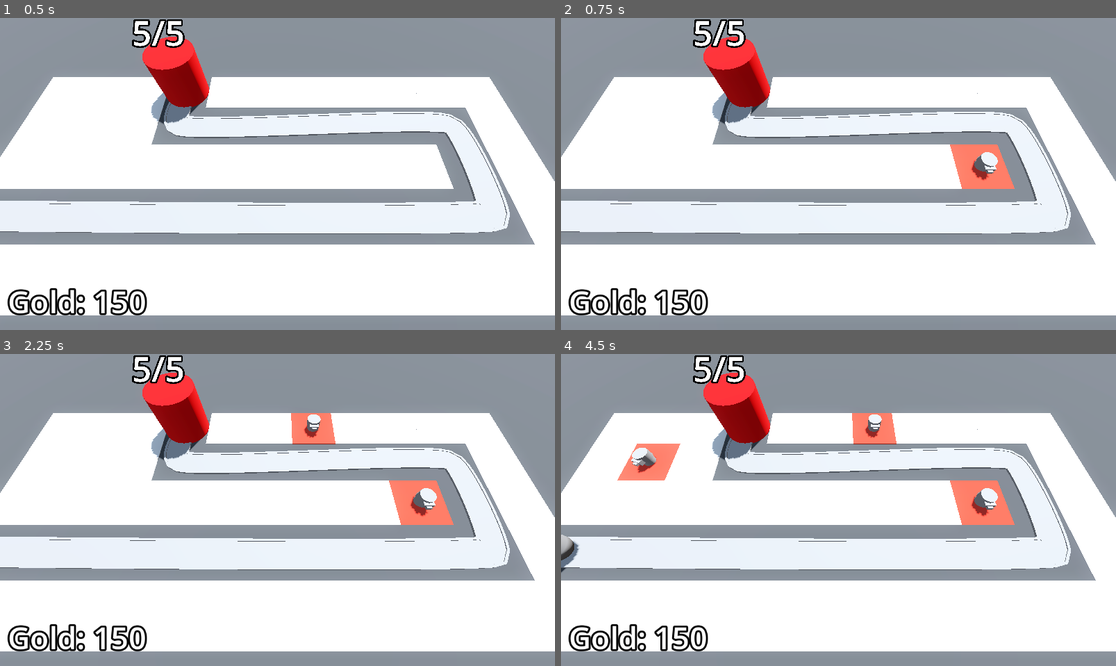
Above: before the commit, frames 1-4 (two rows, left to right).
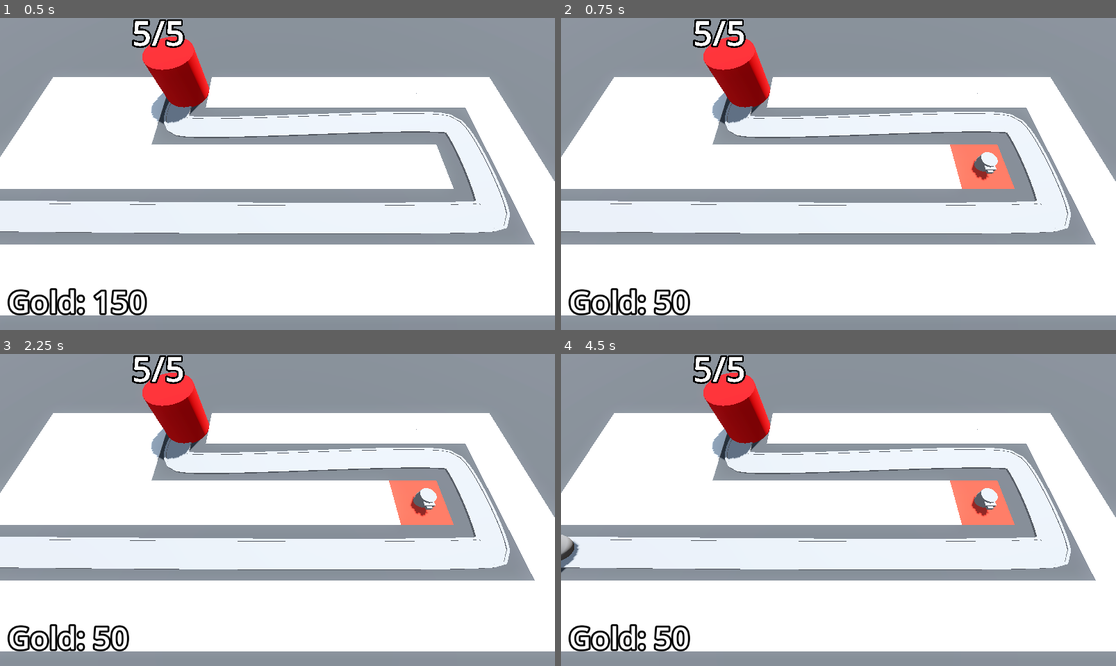
Above: after the commit, the same moments.

Repository: beltranbot/barbarian-blaster
Game: Godot game, scene res://BaseLevel.tscn
Two runs of this game, one before a commit and one after it. Both use one fixed random seed, a clock stepped at 60 frames per second and the inputs below.
Inputs (mouse positions are in pixels of both pictures, inside the frame that each line leads up to):
- Up to frame 1 (0.5 s): no input
- Up to frame 2 (0.75 s): tap Enter at 0.5 s; move the mouse to (960, 158) at 0.52 s; press the mouse at (960, 158) at 0.53 s
- Up to frame 3 (2.25 s): tap Space at 1.25 s; move the mouse to (166, 525) at 1.27 s; release the mouse at (166, 525) at 1.28 s; click (166, 525) at 1.35 s; tap Enter at 2 s; move the mouse to (333, 441) at 2.02 s; press the mouse at (333, 441) at 2.03 s
- Up to frame 4 (4.5 s): tap Space at 2.75 s; move the mouse to (810, 572) at 2.77 s; release the mouse at (810, 572) at 2.78 s; click (810, 572) at 2.85 s; tap Enter at 3.5 s; move the mouse to (1005, 556) at 3.52 s; press the mouse at (1005, 556) at 3.53 s; move the mouse to (672, 463) at 4.27 s; release the mouse at (672, 463) at 4.28 s; click (672, 463) at 4.35 s

Frame 1 is identical in both runs. In frame 2, 0.5% of the frame differs, in the area x 16-27%, y 86-96%; in frame 3, 1.1%; in frame 4, 2.0%, in the area x 10-61%, y 18-96%.

Commit message:
3.24 earning and spending gold

Diff:
--- a/BaseLevel.tscn
+++ b/BaseLevel.tscn
@@ -119,7 +119,7 @@
 turret = ExtResource("6_4kuqe")
 enemy_path = NodePath("../EnemyPath")
 
-[node name="Bank" type="MarginContainer" parent="."]
+[node name="Bank" type="MarginContainer" parent="." groups=["bank"]]
 anchors_preset = 15
 anchor_right = 1.0
 anchor_bottom = 1.0
--- a/Enemy/enemy.gd
+++ b/Enemy/enemy.gd
@@ -2,7 +2,9 @@
 
 @export var speed: float = 2.5
 @export var max_health := 50
+@export var gold_value := 5
 @onready var animation_player: AnimationPlayer = $AnimationPlayer
+
 
 var current_health: int:
 	set(health_in):
@@ -10,11 +12,11 @@
 			animation_player.play("TakeDamage")
 		current_health = health_in
 		if current_health < 1:
+			bank.gold += gold_value
 			queue_free()
 
 @onready var base = get_tree().get_first_node_in_group("base")
-
-
+@onready var bank = get_tree().get_first_node_in_group("bank")
 
 func _ready() -> void:
 	current_health = max_health
--- a/RayPickerCamera/ray_picker_camera.gd
+++ b/RayPickerCamera/ray_picker_camera.gd
@@ -2,8 +2,10 @@
 
 @export var gridmap: GridMap
 @export var turret_manager: Node3D
+@export var turret_cost := 100
 
 @onready var ray_cast_3d: RayCast3D = $RayCast3D
+@onready var bank = get_tree().get_first_node_in_group("bank")
 
 
 # Called every frame. 'delta' is the elapsed time since the previous frame.
@@ -13,15 +15,19 @@
 	ray_cast_3d.force_raycast_update()
 
 	if ray_cast_3d.is_colliding():
-		Input.set_default_cursor_shape(Input.CURSOR_POINTING_HAND)
-		var collider = ray_cast_3d.get_collider()
-		if collider is GridMap:
-			if Input.is_action_pressed("click"):
-				var collision_point = ray_cast_3d.get_collision_point()
-				var cell = gridmap.local_to_map(collision_point)
-				if gridmap.get_cell_item(cell) == 0:
-					gridmap.set_cell_item(cell, 1)
-					var tile_position = gridmap.map_to_local(cell)
-					turret_manager.build_turret(tile_position)
+		if bank.gold >= turret_cost:
+			Input.set_default_cursor_shape(Input.CURSOR_POINTING_HAND)
+			var collider = ray_cast_3d.get_collider()
+			if collider is GridMap:
+				if Input.is_action_pressed("click"):
+					var collision_point = ray_cast_3d.get_collision_point()
+					var cell = gridmap.local_to_map(collision_point)
+					if gridmap.get_cell_item(cell) == 0:
+						gridmap.set_cell_item(cell, 1)
+						var tile_position = gridmap.map_to_local(cell)
+						turret_manager.build_turret(tile_position)
+						bank.gold -= turret_cost
+		else:
+			Input.set_default_cursor_shape(Input.CURSOR_ARROW)
 	else:
 		Input.set_default_cursor_shape(Input.CURSOR_ARROW)
